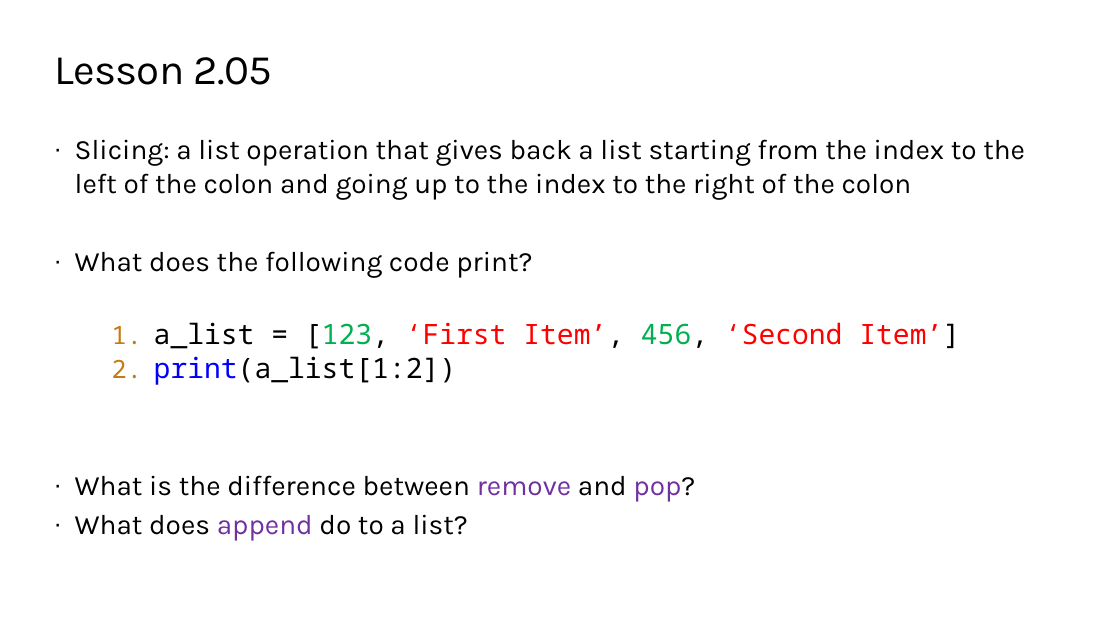
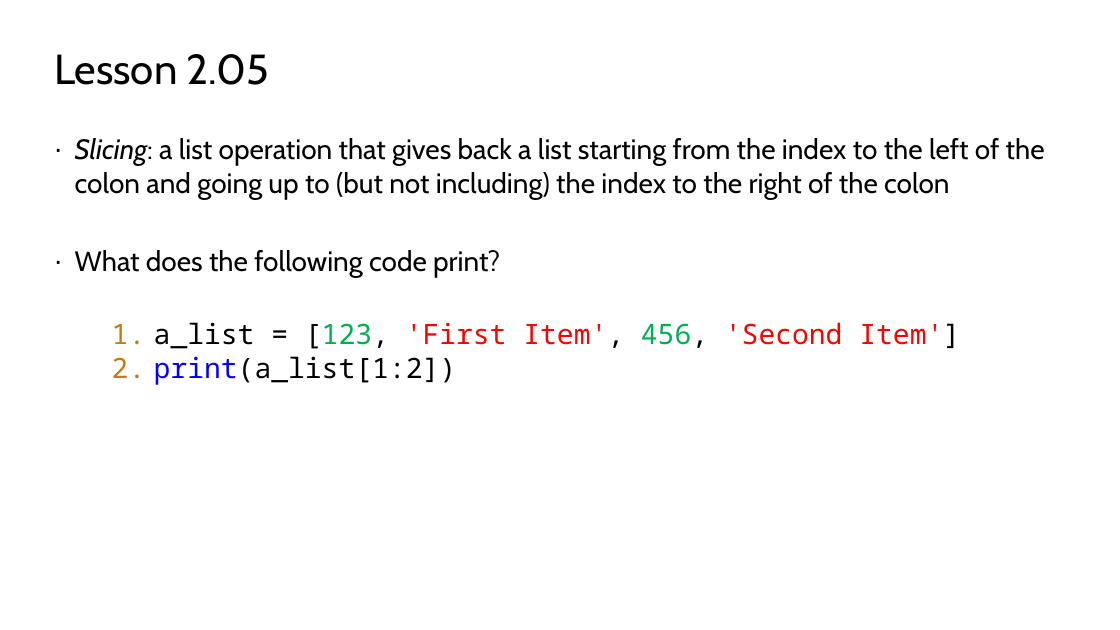
Before and after one commit to TEALSK12/2nd-semester-introduction-to-computer-science, a slide deck: slide 9 of units/2_unit/slidedecks/Intro Python 2.05 TEALS.pptx. Drawn at 1120x630 pixels with LibreOffice and Linux fonts; fonts in the diff are those of the drawing; background and template pictures are left out. Boxes give left, top, right and bottom in pixels: in the first picture for what was removed or moved away, otherwise in the second. Text is boxed around its words. In the diff, an @@ line names an element or a change of style, - is before the commit and + after.

```diff
--- a/units/2_unit/slidedecks/Intro Python 2.05 TEALS.pptx
+++ b/units/2_unit/slidedecks/Intro Python 2.05 TEALS.pptx
@@ title "Lesson 2.05" at <box>54,54,270,85</box>: font Karla to Cabin, letter spacing -0.5 to 0 pt @@
@@ text at <box>75,138,1045,199</box>: text changed; font Karla to Cabin @@
-· Slicing: a list operation that gives back a list starting from the index to the left of the colon and going up to the index to the right of the colon
+· Slicing: a list operation that gives back a list starting from the index to the left of the colon and going up to (but not including) the index to the right of the colon
@@ text at <box>75,250,500,385</box>: font Karla to Cabin in "What does the following code print?" @@
@@ text at <box>154,322,960,349</box>: text changed @@
-1. a_list = [123, ‘First Item’, 456, ‘Second Item’]
+1. a_list = [123, 'First Item', 456, 'Second Item']
@@ text at <box>75,475,695,541</box>: paragraphs removed @@
-· What is the difference between remove and pop?
-· What does append do to a list?
```
Also in this commit, not shown: 11 other slides changed, 6 other files.
